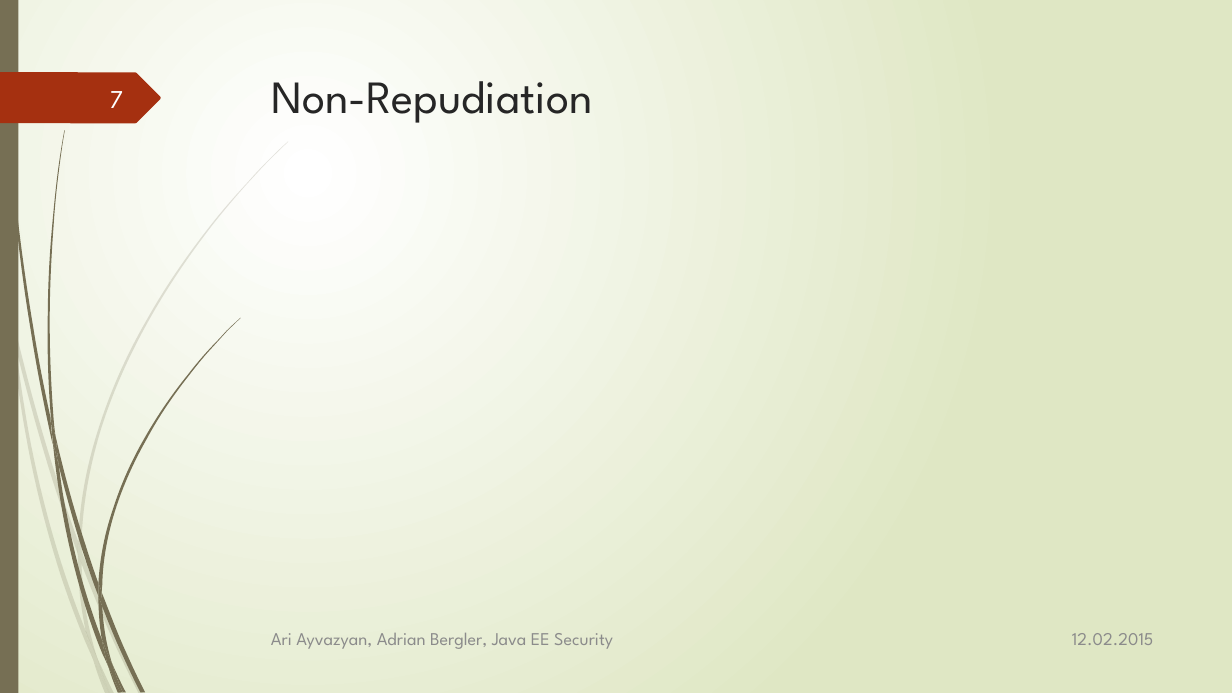
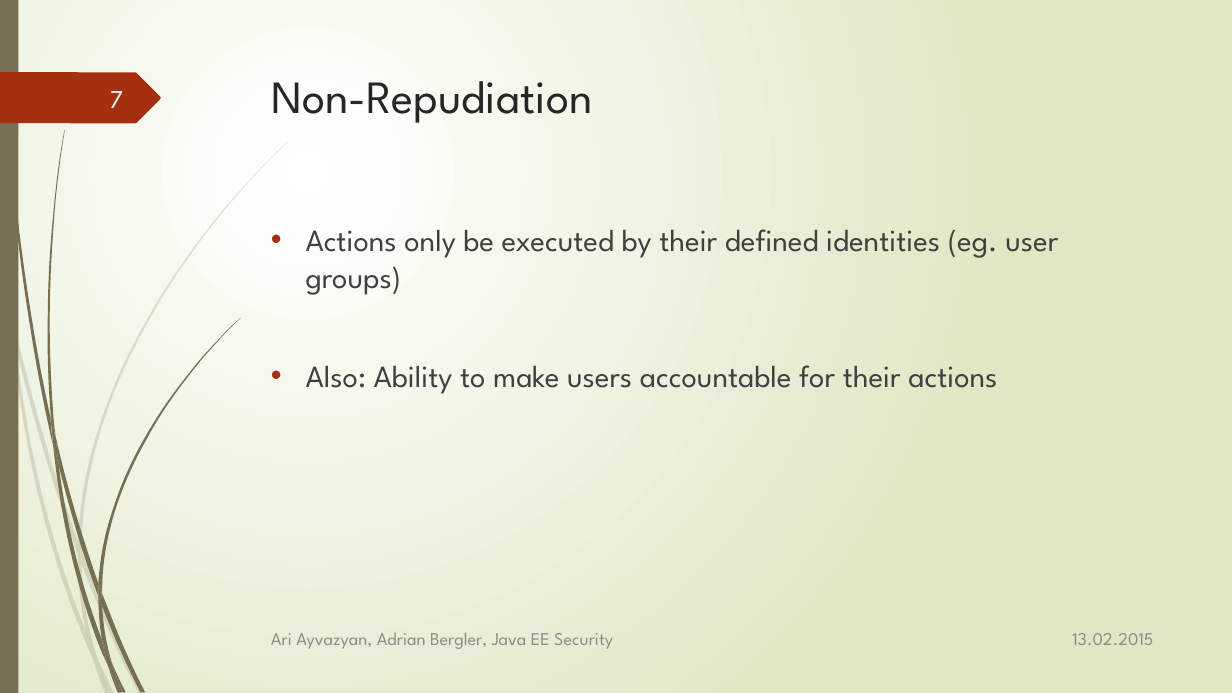
Before and after one commit to aayvazyan-tgm/JavaEESecurityExample, a slide deck: slide 7 of doc/Java EE - Security.pptx. Drawn at 1232x693 pixels with LibreOffice and Linux fonts; fonts in the diff are those of the drawing. Boxes give left, top, right and bottom in pixels: in the first picture for what was removed or moved away, otherwise in the second. Text is boxed around its words. In the diff, an @@ line names an element or a change of style, - is before the commit and + after.

```diff
--- a/doc/Java EE - Security.pptx
+++ b/doc/Java EE - Security.pptx
@@ text added at box(306, 229, 1058, 394), 24 pt, text #404040 @@
+• Actions only be executed by their defined identities (eg. user groups)
+• Also: Ability to make users accountable for their actions
@@ text at box(1072, 633, 1153, 645): text changed @@
-12.02.2015
+13.02.2015
```
Also in this commit, not shown: 25 other slides changed, 1 other file.
